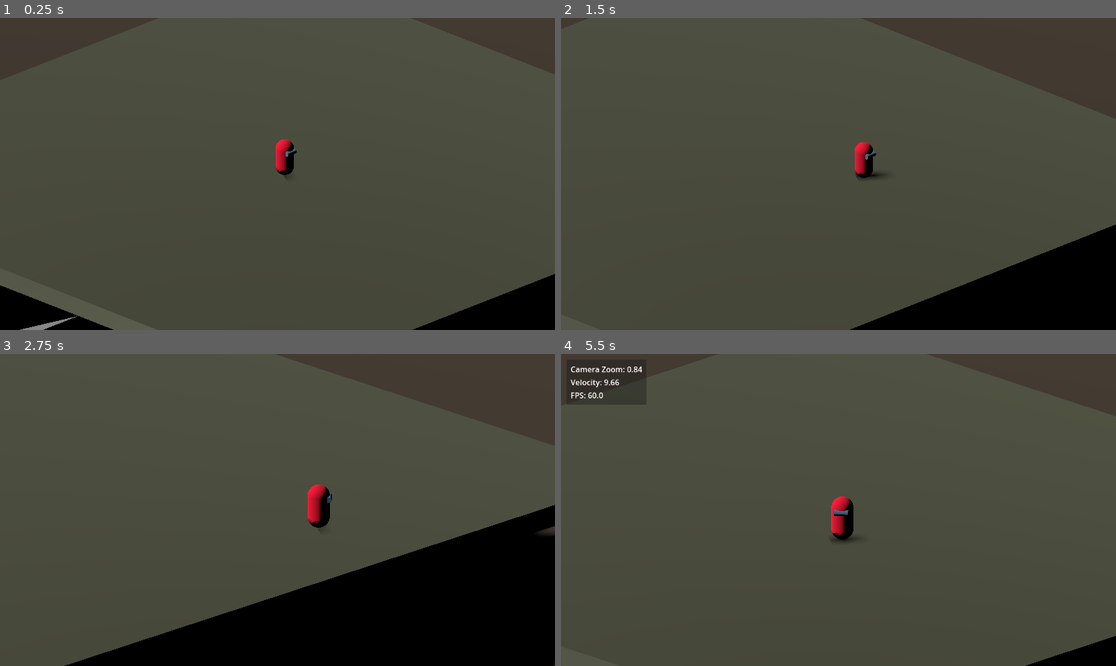
Above: before the commit, frames 1-4 (two rows, left to right).
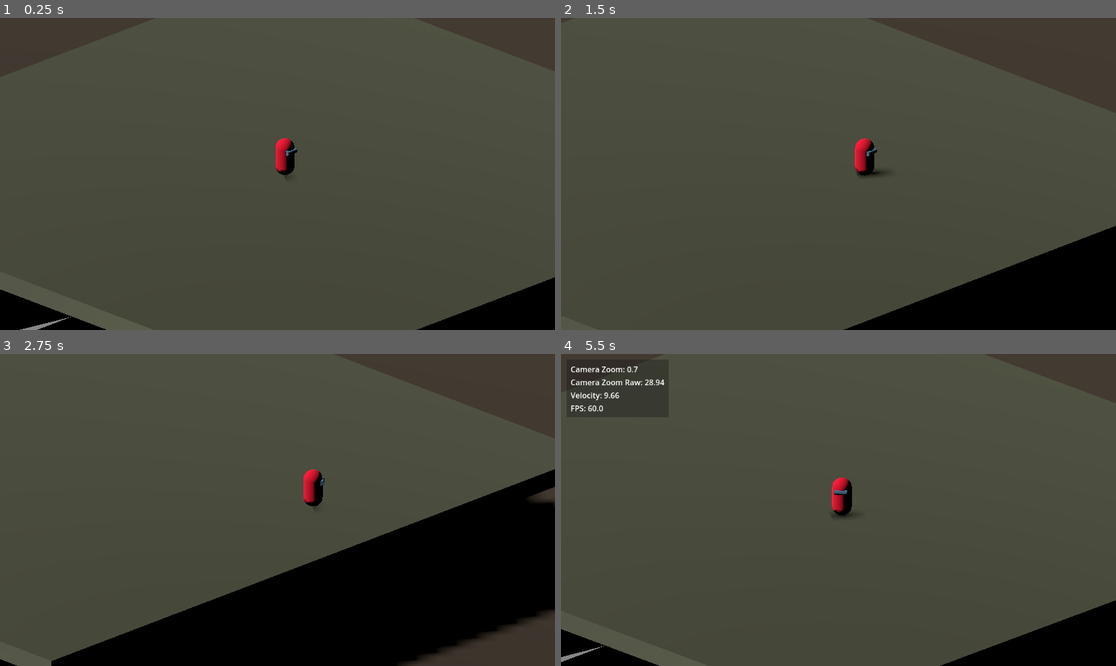
Above: after the commit, the same moments.

Repository: OLIWAPUNK/WSKAZEM
Game: Godot game, scene res://Scenes/World/DebugWorld.tscn
The game is run twice, just before and just after one commit, with the same random seed, the same clock (stepped at 60 frames per second) and the same inputs.
Inputs (mouse positions are in pixels of both pictures, inside the frame that each line leads up to):
- Up to frame 1 (0.25 s): no input
- Up to frame 2 (1.5 s): move the mouse to (960, 158) at 0.52 s; hold D (right) 0.53-1.28 s; tap Middle mouse button (recenter_camera) at 0.6, 1.35 s; tap Space (jump) at 0.77 s; move the mouse to (727, 189) at 1.27 s; hold S (down) from 1.28 s (still down)
- Up to frame 3 (2.75 s): tap Space (jump) at 1.52 s; move the mouse to (333, 441) at 2.02 s; release S (down) at 2.03 s; hold D (right) from 2.03 s (still down); tap Mouse wheel up (zoom_in) at 2.1 s; tap Middle mouse button (recenter_camera) at 2.3 s
- Up to frame 4 (5.5 s): move the mouse to (810, 572) at 2.77 s; release D (right) at 2.78 s; hold W (up) 2.78-3.53 s; tap Mouse wheel down (zoom_out) at 2.85 s; tap Space (jump) at 3.02, 3.77, 4.52 s; tap Middle mouse button (recenter_camera) at 3.05, 3.6, 4.35, 5.3 s; move the mouse to (1005, 556) at 3.52 s; hold A (left) 3.53-5.03 s; tap F1 (debug) at 4.15 s; move the mouse to (672, 463) at 4.27 s; move the mouse to (866, 510) at 5.02 s; hold S (down) from 5.03 s (still down); tap Mouse wheel up (zoom_in) at 5.1 s

The runs differ from the first frame. In frame 1, 0.5% of the frame differs, in the area x 0-100%, y 38-100%; in frame 2, 0.3%; in frame 3, 9.8%, in the area x 0-100%, y 36-100%; in frame 4, 4.7%.

Commit message:
Change default camera zoom

Diff:
--- a/Scenes/World/DebugWorld.tscn
+++ b/Scenes/World/DebugWorld.tscn
@@ -81,7 +81,7 @@
 transform = Transform3D(0.70710677, 0.24184474, -0.664463, 0, 0.9396926, 0.34202012, 0.70710677, -0.24184474, 0.664463, -20.292, 12, 18.236)
 keep_aspect = 0
 projection = 1
-size = 29.936
+size = 30.0
 script = ExtResource("1_ejd2g")
 TARGET = NodePath("../PlayerBody")
 
--- a/Scripts/Camera.gd
+++ b/Scripts/Camera.gd
@@ -9,6 +9,7 @@
 
 @export var MIN_SIZE := 20.0
 @export var MAX_SIZE := 50.0
+@export var DEFAULT_SIZE := 28.94
 
 @export var MIN_ROTATION := -40
 @export var MAX_ROTATION := -15
@@ -25,7 +26,7 @@
 var edge_move_offset := Vector3.ZERO
 
 func _ready():
-	target_size = size
+	target_size = DEFAULT_SIZE
 	target_rot = rotation_degrees.x
 
 func _physics_process(delta: float) -> void:
@@ -40,6 +41,7 @@
 
 	var size_normalized_inverted = 1.0 - Util.normalize(target_size, MIN_SIZE, MAX_SIZE)
 	Global.debug.add_debug_property("Camera Zoom", snapped(size_normalized_inverted, 0.01), 3)
+	Global.debug.add_debug_property("Camera Zoom Raw", snapped(target_size, 0.01), 3)
 
 
 	target_rot = lerp(MIN_ROTATION, MAX_ROTATION, size_normalized_inverted)
@@ -60,6 +62,7 @@
 
 		if Input.is_action_just_pressed("recenter_camera"):
 			edge_move_offset = Vector3.ZERO
+			target_size = DEFAULT_SIZE
 
 		zoom_position_offset = lerp(MIN_ZOOM_POSSITON_OFFSET, MAX_ZOOM_POSITION_OFFSET, size_normalized_inverted)
 
